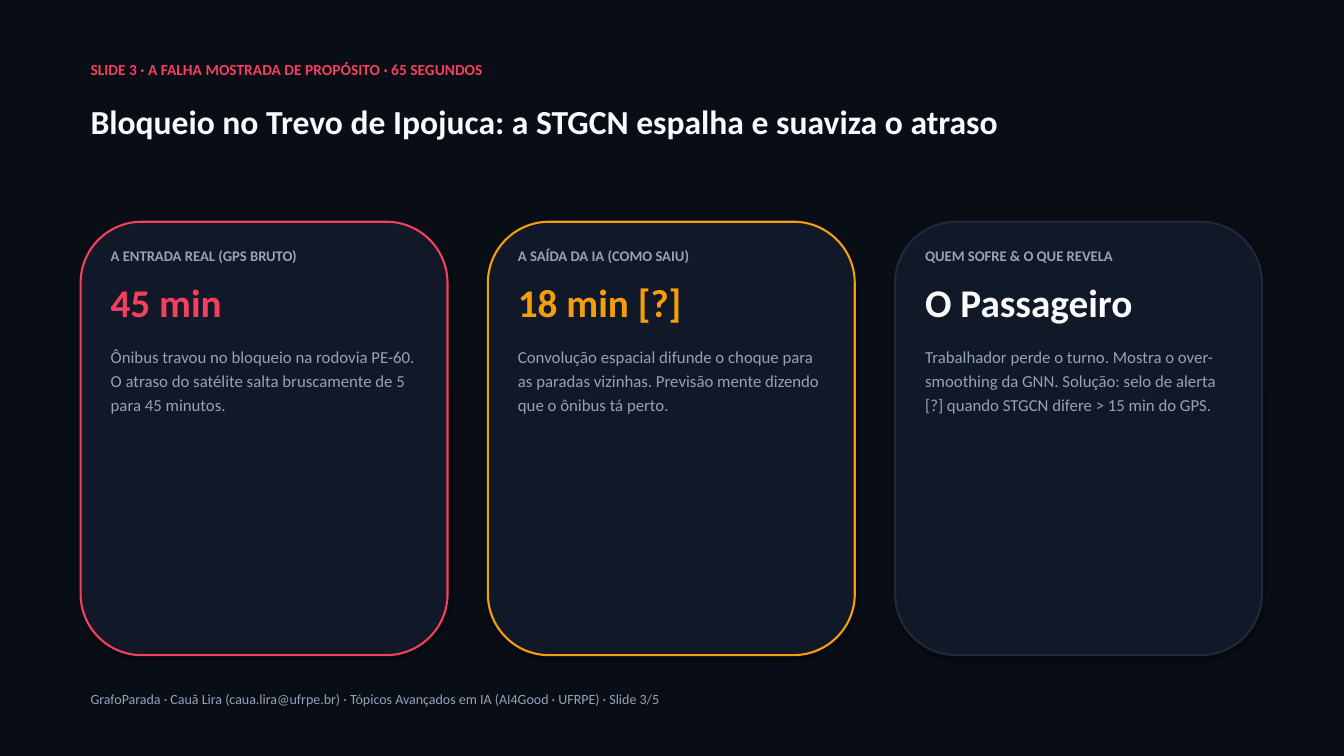
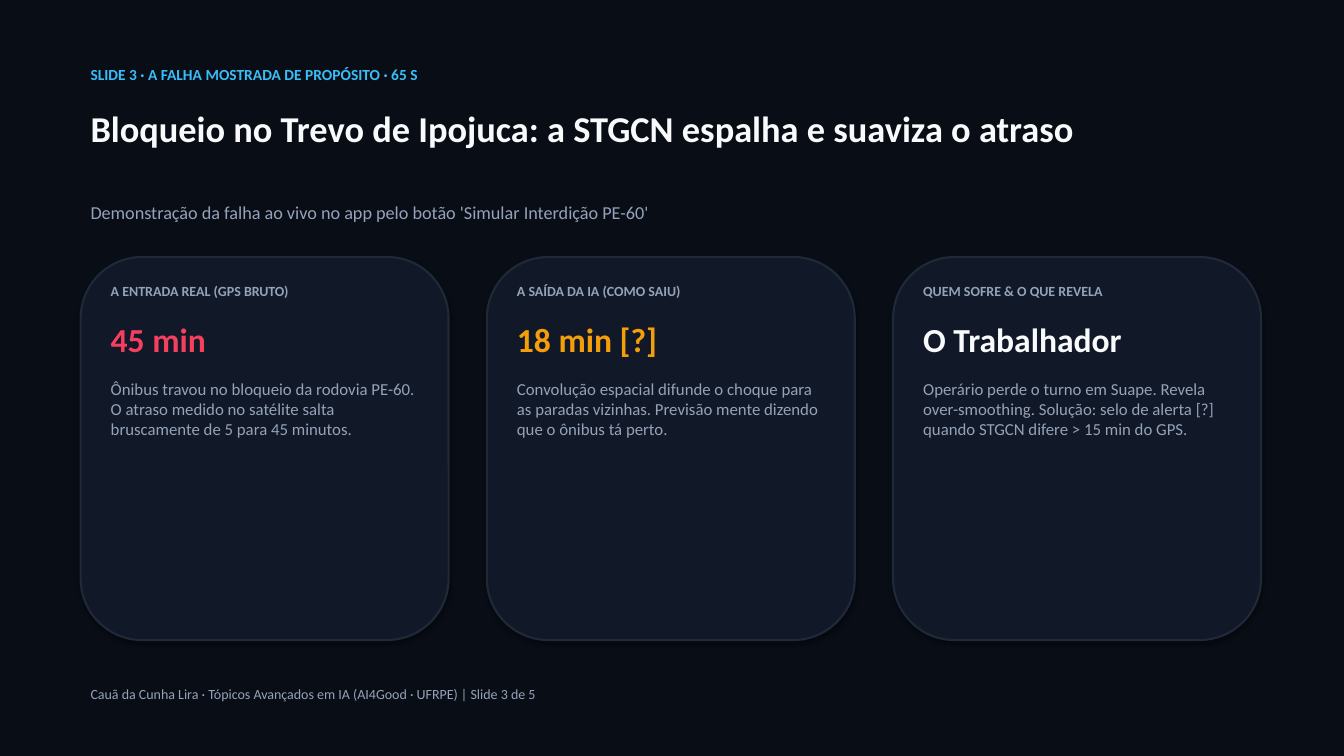
Before and after one commit to lira-labs/workspace, a slide deck: slide 3 of va2/GrafoParada_Seminario2_CauaLira.pptx. Drawn at 1344x756 pixels with LibreOffice and Linux fonts; fonts in the diff are those of the drawing. Boxes give left, top, right and bottom in pixels: in the first picture for what was removed or moved away, otherwise in the second. Text is boxed around its words. In the diff, an @@ line names an element or a change of style, - is before the commit and + after.

```diff
--- a/va2/GrafoParada_Seminario2_CauaLira.pptx
+++ b/va2/GrafoParada_Seminario2_CauaLira.pptx
@@ text at [91, 67, 417, 80]: text changed; text colour #F43F5E to #38BDF8 @@
-SLIDE 3 · A FALHA MOSTRADA DE PROPÓSITO · 65 SEGUNDOS
+SLIDE 3 · A FALHA MOSTRADA DE PROPÓSITO · 65 S
@@ text "Bloqueio no Trevo de Ipojuca: ..." at [91, 116, 1073, 148]: size 24 to 26 pt @@
@@ text added at [91, 206, 648, 222], 13 pt, text #94A3B8 @@
+Demonstração da falha ao vivo no app pelo botão 'Simular Interdição PE-60'
@@ rounded rectangle: place and size @@
-rounded rectangle at [81, 222, 448, 655]
+rounded rectangle at [81, 257, 449, 640]
@@ rounded rectangle at [81, 257, 449, 640]: outline #F43F5E 1.5 pt to #1F2937 1.5 pt @@
@@ rounded rectangle: place and size @@
-rounded rectangle at [488, 222, 855, 655]
+rounded rectangle at [487, 257, 855, 640]
@@ rounded rectangle at [487, 257, 855, 640]: outline #F59E0B 1.5 pt to #1F2937 1.5 pt @@
@@ rounded rectangle: place and size @@
-rounded rectangle at [895, 222, 1262, 655]
+rounded rectangle at [893, 257, 1261, 640]
@@ text "A ENTRADA REAL (GPS BRUTO)": place and size @@
-text "A ENTRADA REAL (GPS BRUTO)" at [111, 250, 414, 414]
+text "A ENTRADA REAL (GPS BRUTO)" at [111, 286, 414, 438]
@@ text at [111, 286, 289, 353]: size 10.5 to 10 pt in "A ENTRADA REAL (GPS BRUTO)"; size 28 to 24 pt in "45 min"; more space between paragraphs @@
@@ text "A SAÍDA DA IA (COMO ...": place and size @@
-text "A SAÍDA DA IA (COMO ..." at [518, 249, 819, 414]
+text "A SAÍDA DA IA (COMO ..." at [517, 284, 818, 438]
@@ text "A SAÍDA DA IA (COMO ..." at [517, 284, 818, 438]: size 10.5 to 10 pt in "A SAÍDA DA IA (COMO SAIU)"; size 28 to 24 pt in "18 min [?]"; more space between paragraphs; line spacing 1.2 to 1 @@
@@ text "QUEM SOFRE & O QUE ...": place and size @@
-text "QUEM SOFRE & O QUE ..." at [925, 251, 1216, 414]
+text "QUEM SOFRE & O QUE ..." at [923, 287, 1206, 438]
@@ text at [923, 287, 1102, 298]: size 10.5 to 10 pt in "QUEM SOFRE & O QUE REVELA"; more space between paragraphs @@
@@ text at [923, 328, 1206, 438]: text changed @@
-O Passageiro
-Trabalhador perde o turno. Mostra o over-smoothing da GNN. Solução: selo de alerta [?] quando STGCN difere > 15 min do GPS.
+O Trabalhador
+Operário perde o turno em Suape. Revela over-smoothing. Solução: selo de alerta [?] quando STGCN difere > 15 min do GPS.
@@ text at [111, 381, 414, 438]: text changed @@
-Ônibus travou no bloqueio na rodovia PE-60. O atraso do satélite salta bruscamente de 5 para 45 minutos.
+Ônibus travou no bloqueio da rodovia PE-60. O atraso medido no satélite salta bruscamente de 5 para 45 minutos.
@@ text at [91, 689, 535, 702]: text changed @@
-GrafoParada · Cauã Lira (caua.lira@ufrpe.br) · Tópicos Avançados em IA (AI4Good · UFRPE) · Slide 3/5
+Cauã da Cunha Lira · Tópicos Avançados em IA (AI4Good · UFRPE) | Slide 3 de 5
```
Also in this commit, not shown: 4 other slides changed, 9 other files.
